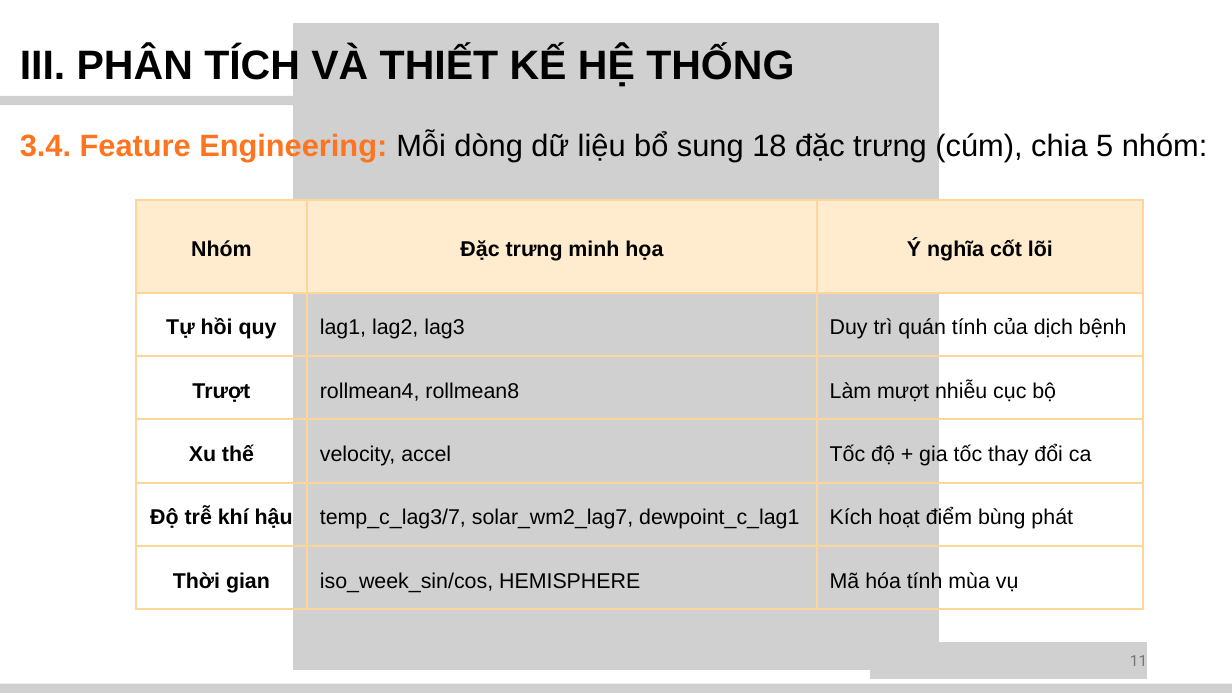
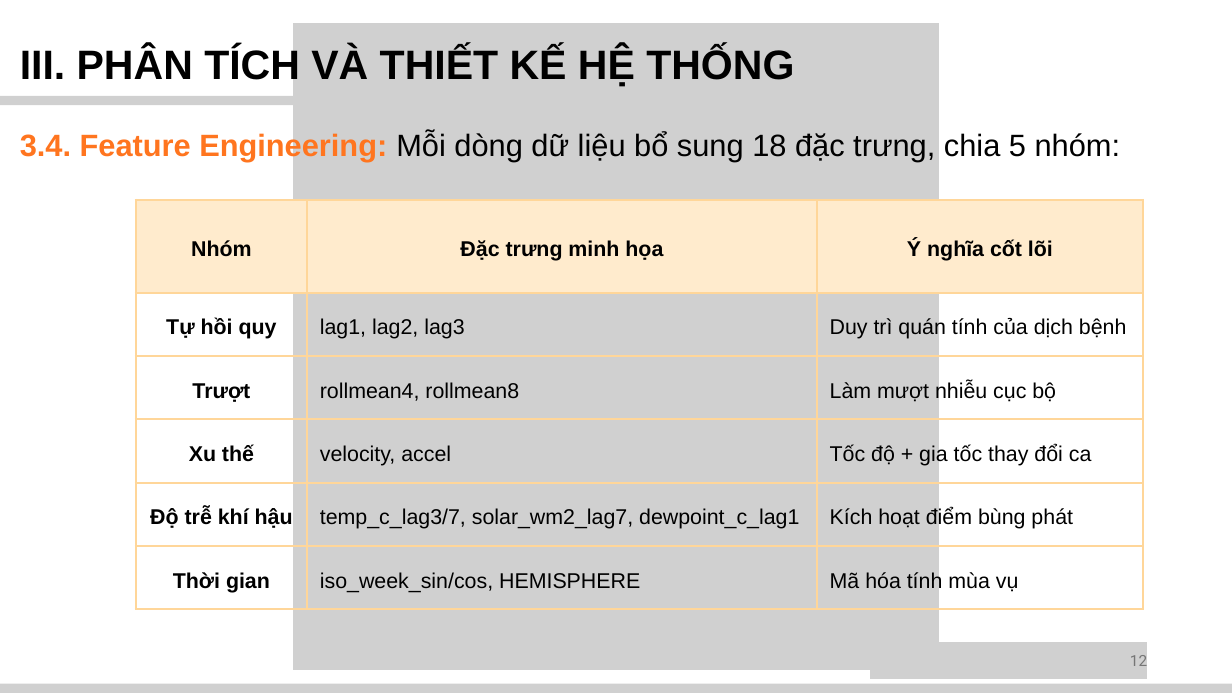
Before and after one commit to huuluan186/KLTN, a slide deck: slide 14 of docs/110122016_PhamHuuLuan_TN_Slide.pptx. Drawn at 1232x693 pixels with LibreOffice and Linux fonts; fonts in the diff are those of the drawing; grey boxes stand for pictures. Boxes give left, top, right and bottom in pixels: in the first picture for what was removed or moved away, otherwise in the second. Text is boxed around its words. In the diff, an @@ line names an element or a change of style, - is before the commit and + after.

```diff
--- a/docs/110122016_PhamHuuLuan_TN_Slide.pptx
+++ b/docs/110122016_PhamHuuLuan_TN_Slide.pptx
@@ text at (20, 132, 1121, 162): text changed @@
-3.4. Feature Engineering: Mỗi dòng dữ liệu bổ sung 18 đặc trưng (cúm), chia 5 nhóm:
+3.4. Feature Engineering: Mỗi dòng dữ liệu bổ sung 18 đặc trưng, chia 5 nhóm:
@@ text at (1130, 655, 1147, 666): text changed @@
-11
+12
```
Also in this commit, not shown: 25 other slides changed, 2 slides added.
